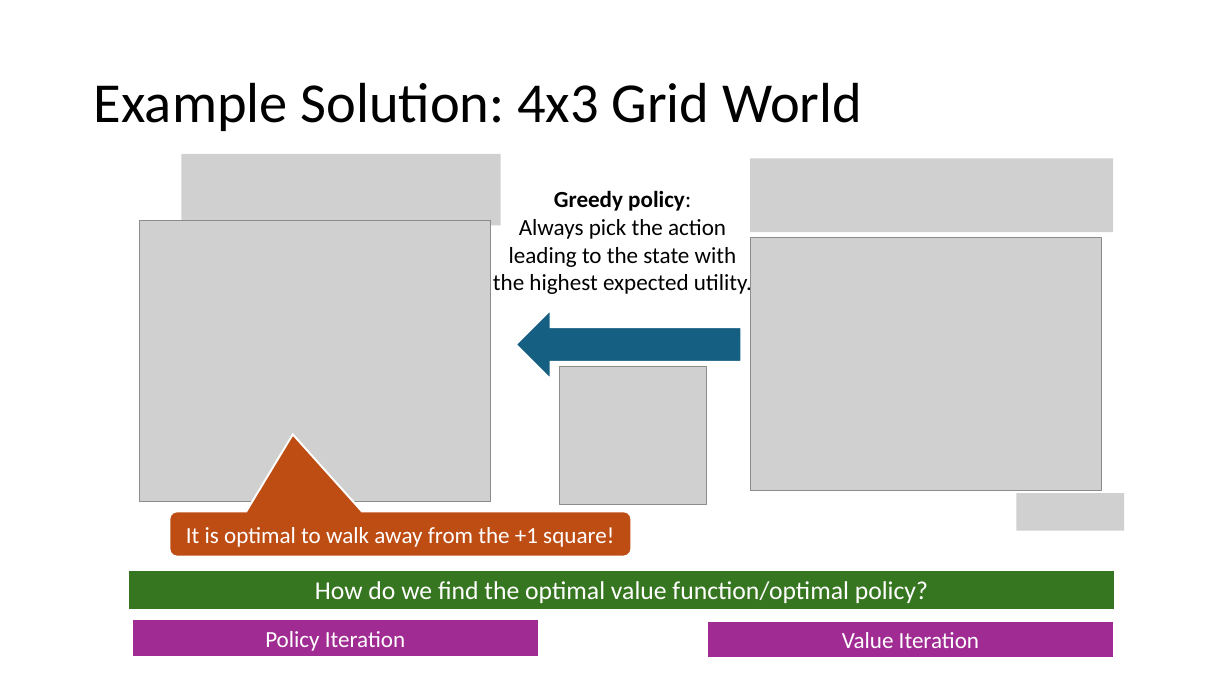
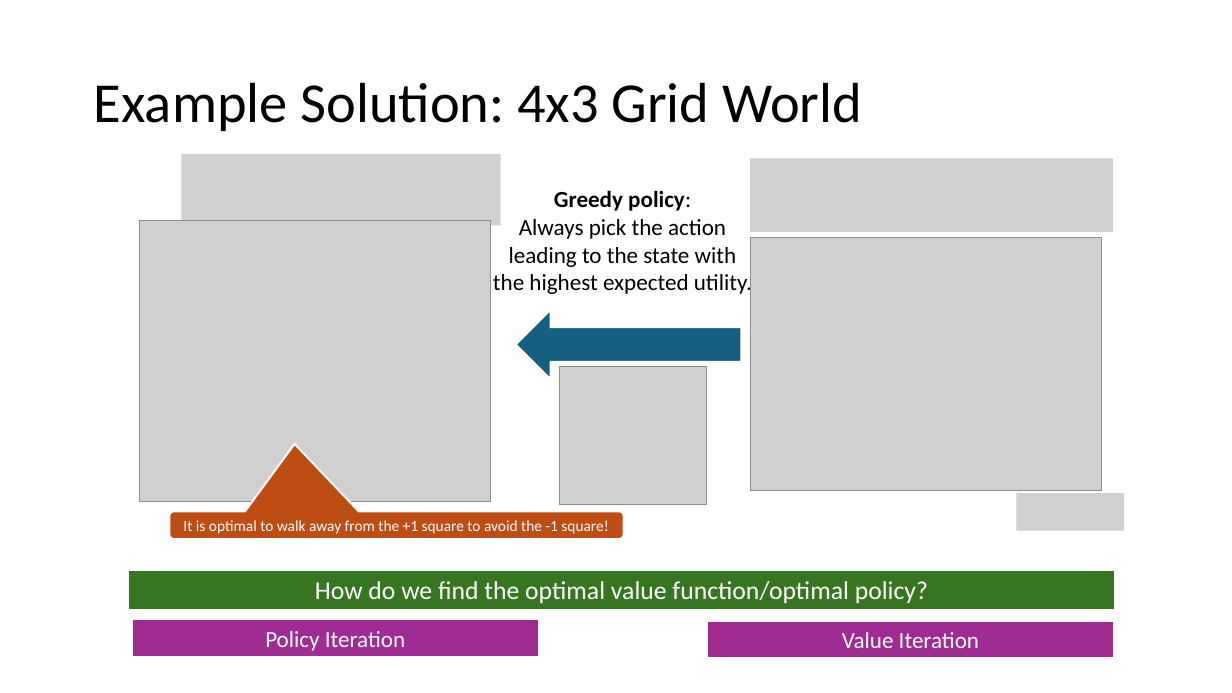
Before and after one commit to mhahsler/CS7320-AI, a slide deck: slide 10 of slides/22_Reinforcement_Learning.pptx. Drawn at 1232x693 pixels with LibreOffice and Linux fonts; fonts in the diff are those of the drawing; grey boxes stand for pictures. Boxes give left, top, right and bottom in pixels: in the first picture for what was removed or moved away, otherwise in the second. Text is boxed around its words. In the diff, an @@ line names an element or a change of style, - is before the commit and + after.

```diff
--- a/slides/22_Reinforcement_Learning.pptx
+++ b/slides/22_Reinforcement_Learning.pptx
@@ rounded speech box "It is optimal to walk ...": place and size @@
-rounded speech box "It is optimal to walk ..." at [169,511,631,556]
+rounded speech box "It is optimal to walk ..." at [169,511,624,539]
@@ rounded speech box "It is optimal to walk ..." at [169,511,624,539]: proportions changed @@
@@ text in rounded speech box at [183,520,608,534]: text changed; size 18 to 12 pt @@
-It is optimal to walk away from the +1 square!
+It is optimal to walk away from the +1 square to avoid the -1 square!
```
Also in this commit, not shown: 5 other slides changed, 1 other file.
